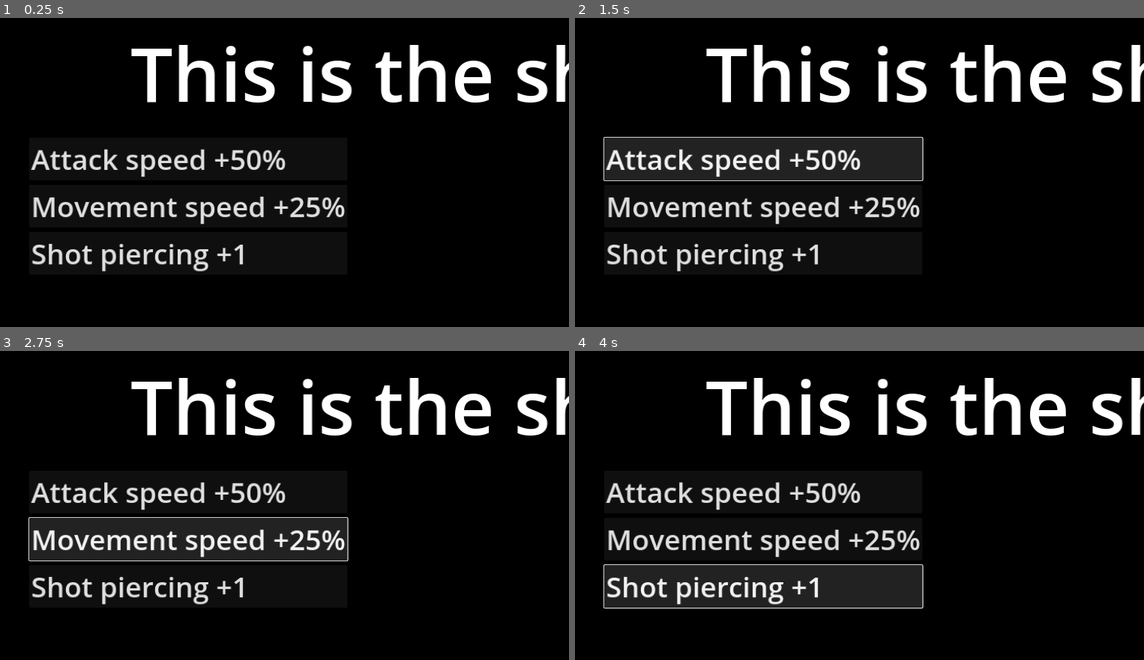
Above: before the commit, frames 1-4 (two rows, left to right).
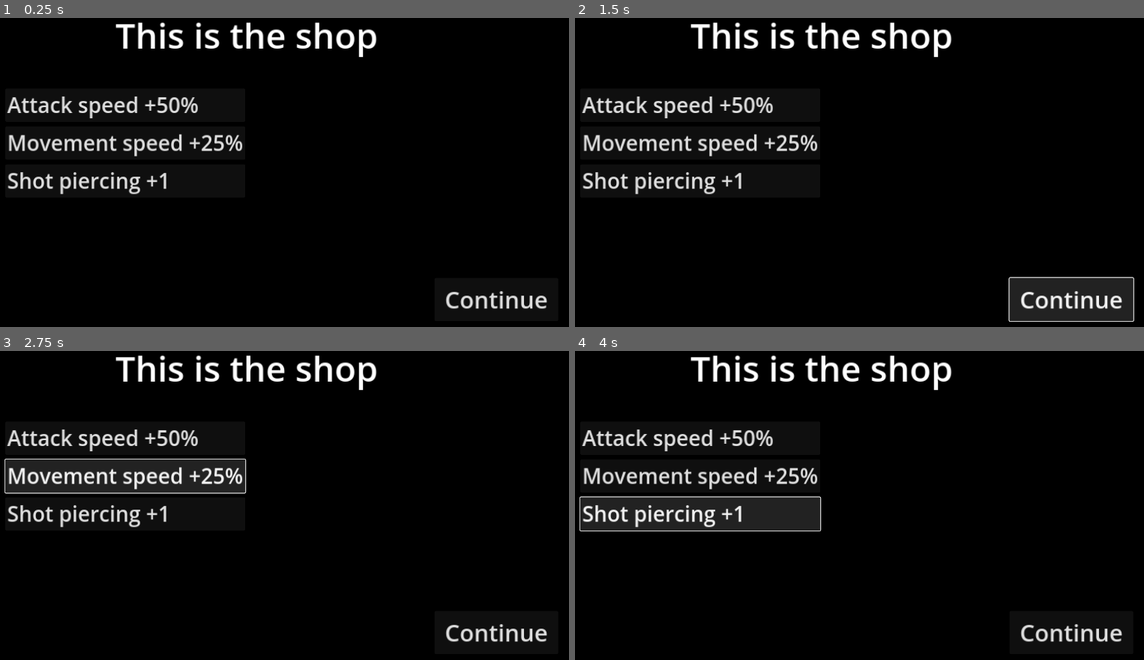
Above: after the commit, the same moments.

Repository: michael-j-coyne/space-defense
Game: Godot game, scene res://screens/shop.tscn
Same seed, same stepped clock (60 frames per second), same inputs: the game is played once before the commit and once after it. This scene is started directly instead of the project's main scene.
Inputs:
- Up to frame 1 (0.25 s): no input
- Up to frame 2 (1.5 s): click "Attack speed +50%" (after the commit: "Continue") at 0.5 s; click "Attack speed +50%" (after the commit: "Continue") at 1.25 s
- Up to frame 3 (2.75 s): click "Movement speed +25%" at 2 s
- Up to frame 4 (4 s): click "Attack speed +50%" at 2.75 s; click "Shot piercing +1" at 3.5 s

The runs differ from the first frame. In frame 1, 13% of the frame differs, in the area x 1-100%, y 1-95%; in frame 2, 19%; in frame 3, 20%; in frame 4, 21%, in the area x 0-100%, y 1-95%.

Commit message:
Update shop.tscn - use new img, remove scaling

Diff:
--- a/screens/shop.tscn
+++ b/screens/shop.tscn
@@ -1,21 +1,19 @@
 [gd_scene load_steps=3 format=3 uid="uid://brehrasdkr54o"]
 
-[ext_resource type="Texture2D" uid="uid://c4bq13gmv3hr2" path="res://assets/black_rectangle.png" id="1_hql7w"]
+[ext_resource type="Texture2D" uid="uid://btva022o2i1tt" path="res://assets/black_background.png" id="1_wj78m"]
 [ext_resource type="Script" path="res://screens/shop.gd" id="2_ol8q6"]
 
 [node name="Shop" type="Sprite2D"]
-scale = Vector2(4, 4)
-texture = ExtResource("1_hql7w")
+texture = ExtResource("1_wj78m")
 centered = false
 script = ExtResource("2_ol8q6")
 
 [node name="RichTextLabel" type="RichTextLabel" parent="."]
-offset_left = 86.25
-offset_top = 11.5
-offset_right = 1286.25
-offset_bottom = 230.5
-scale = Vector2(0.25, 0.25)
-theme_override_font_sizes/normal_font_size = 160
+offset_left = 312.0
+offset_top = 24.0
+offset_right = 983.0
+offset_bottom = 141.0
+theme_override_font_sizes/normal_font_size = 75
 text = "This is the shop
 "
 fit_content = true
@@ -23,12 +21,11 @@
 autowrap_mode = 0
 
 [node name="Button" type="Button" parent="."]
-offset_left = 378.0
-offset_top = 227.5
-offset_right = 457.0
-offset_bottom = 258.5
-scale = Vector2(0.25, 0.25)
-theme_override_font_sizes/font_size = 70
+offset_left = 993.0
+offset_top = 596.0
+offset_right = 1257.0
+offset_bottom = 688.0
+theme_override_font_sizes/font_size = 50
 text = "Continue"
 
 [node name="GridContainer" type="GridContainer" parent="."]
@@ -37,29 +34,28 @@
 anchor_top = 0.136
 anchor_right = 0.066
 anchor_bottom = 0.136
-offset_left = 0.32
-offset_top = 37.28
-offset_right = 1130.32
-offset_bottom = 703.28
-scale = Vector2(0.25, 0.25)
+offset_left = -7.48
+offset_top = 93.08
+offset_right = 843.52
+offset_bottom = 590.08
 theme_override_constants/h_separation = 10
 theme_override_constants/v_separation = 10
 
 [node name="Button" type="Button" parent="GridContainer"]
 layout_mode = 2
-theme_override_font_sizes/font_size = 60
+theme_override_font_sizes/font_size = 45
 text = "Attack speed +50%"
 alignment = 0
 
 [node name="Button2" type="Button" parent="GridContainer"]
 layout_mode = 2
-theme_override_font_sizes/font_size = 60
+theme_override_font_sizes/font_size = 45
 text = "Movement speed +25%"
 alignment = 0
 
 [node name="Button3" type="Button" parent="GridContainer"]
 layout_mode = 2
-theme_override_font_sizes/font_size = 60
+theme_override_font_sizes/font_size = 45
 text = "Shot piercing +1"
 alignment = 0
 
